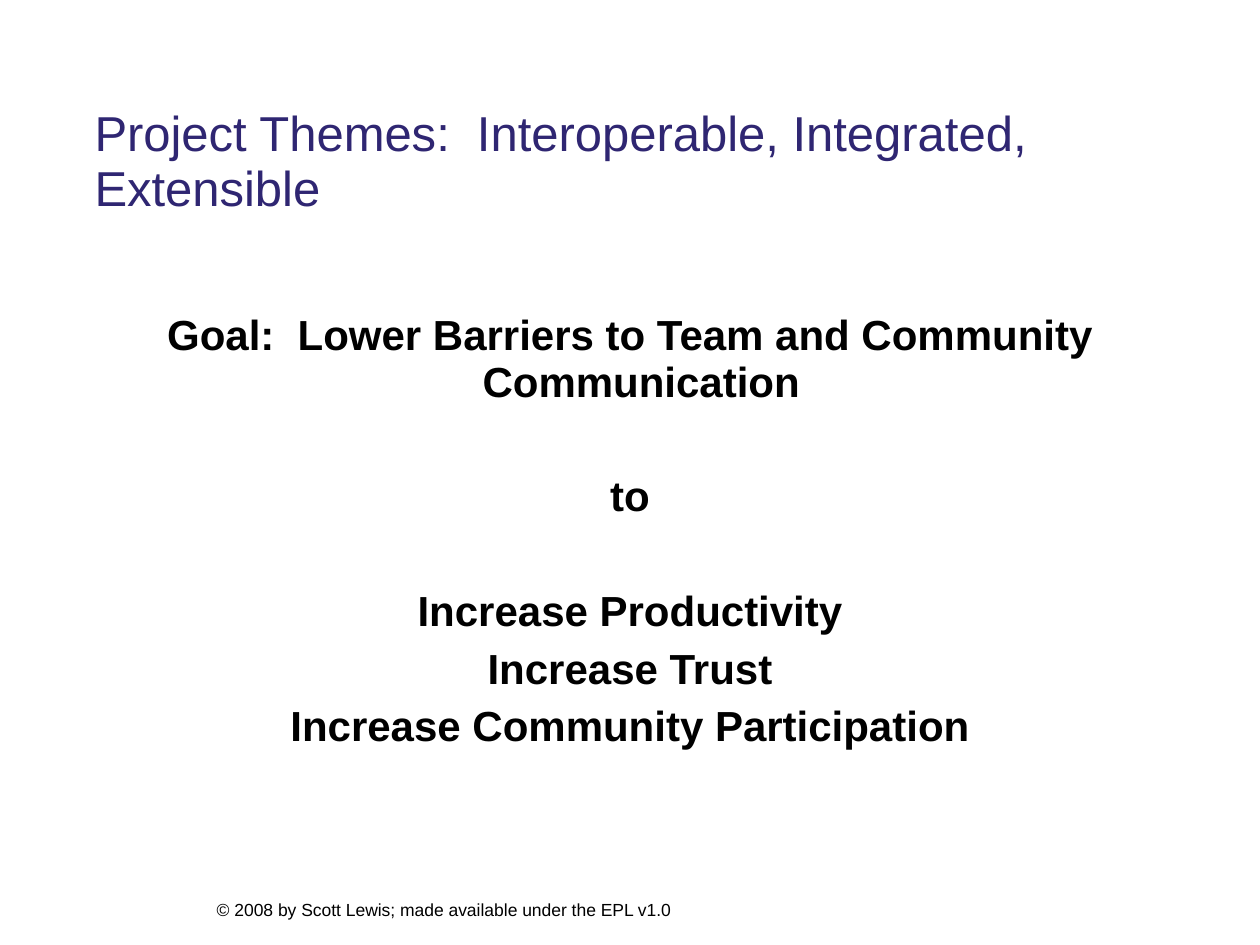
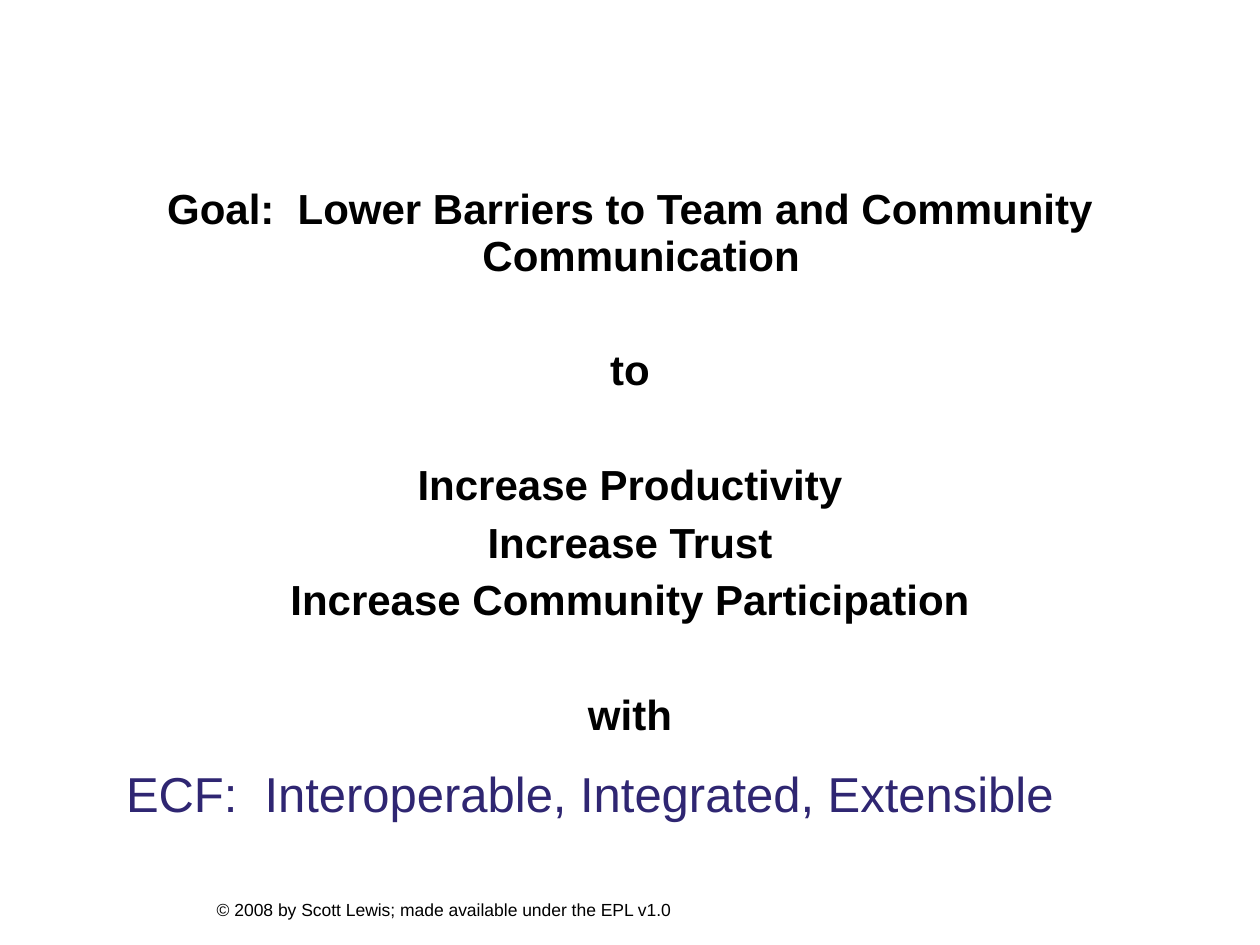
Before and after one commit to eclipse/ecf-website, a slide deck: slide 4 of presentations/eclipsecon2008/longtalk134/ecf_eclipsecon2008_134_DRAFT.ppt. Drawn at 1260x945 pixels with LibreOffice and Linux fonts; fonts in the diff are those of the drawing; background and template pictures are left out. Boxes give left, top, right and bottom in pixels: in the first picture for what was removed or moved away, otherwise in the second. Text is boxed around its words. In the diff, an @@ line names an element or a change of style, - is before the commit and + after.

```diff
--- a/presentations/eclipsecon2008/longtalk134/ecf_eclipsecon2008_134_DRAFT.ppt
+++ b/presentations/eclipsecon2008/longtalk134/ecf_eclipsecon2008_134_DRAFT.ppt
@@ text "Goal: Lower Barriers to Team ...": place and size @@
-text "Goal: Lower Barriers to Team ..." at <box>167,319,1092,749</box>
+text "Goal: Lower Barriers to Team ..." at <box>167,193,1092,731</box>
@@ text at <box>588,699,672,731</box>: paragraph added @@
+with
@@ title at <box>126,776,1054,822</box>: text changed @@
-Project Themes: Interoperable, Integrated, Extensible
+ECF: Interoperable, Integrated, Extensible
```
Also in this commit, not shown: 18 other slides changed, 1 slide removed, 2 other files.
